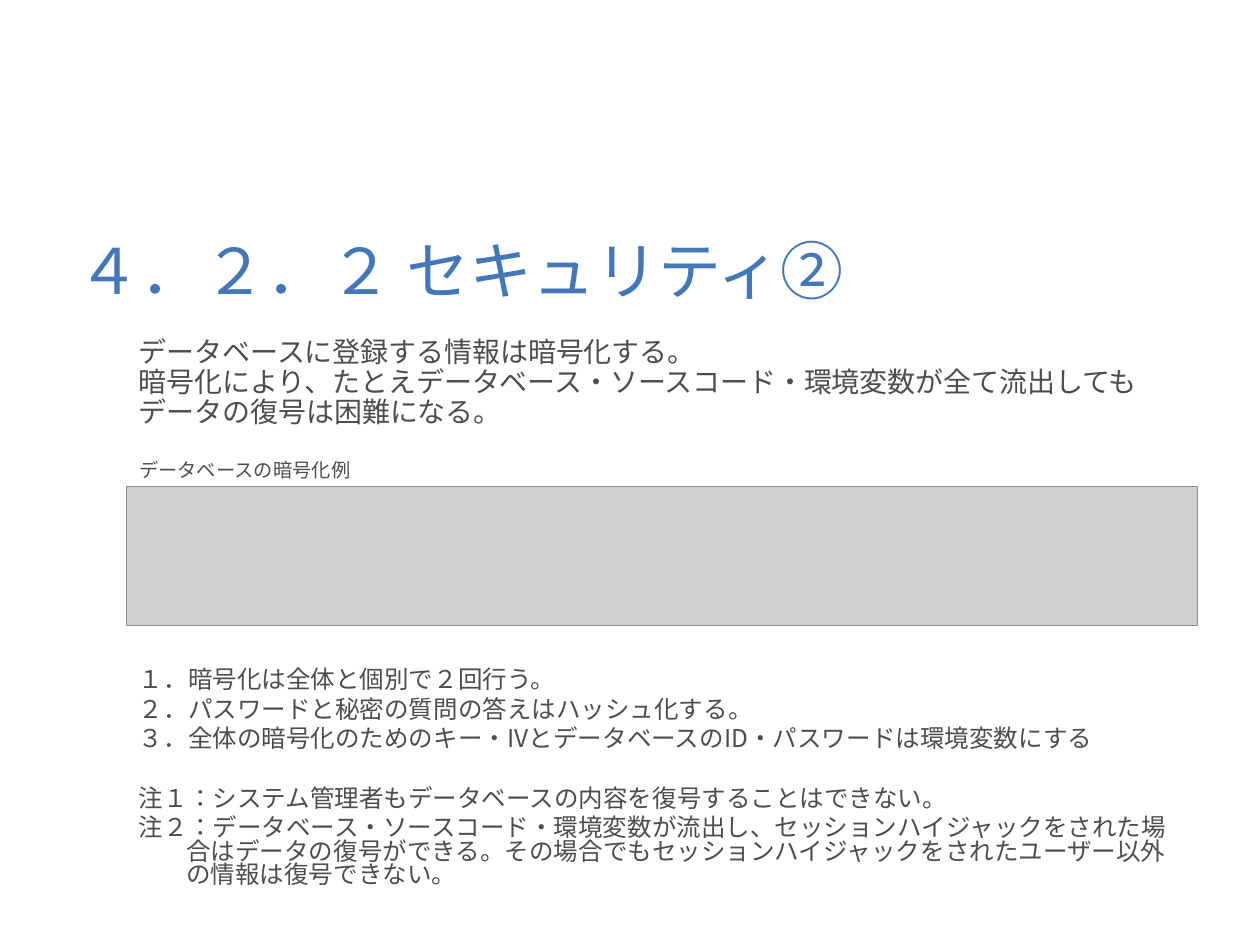
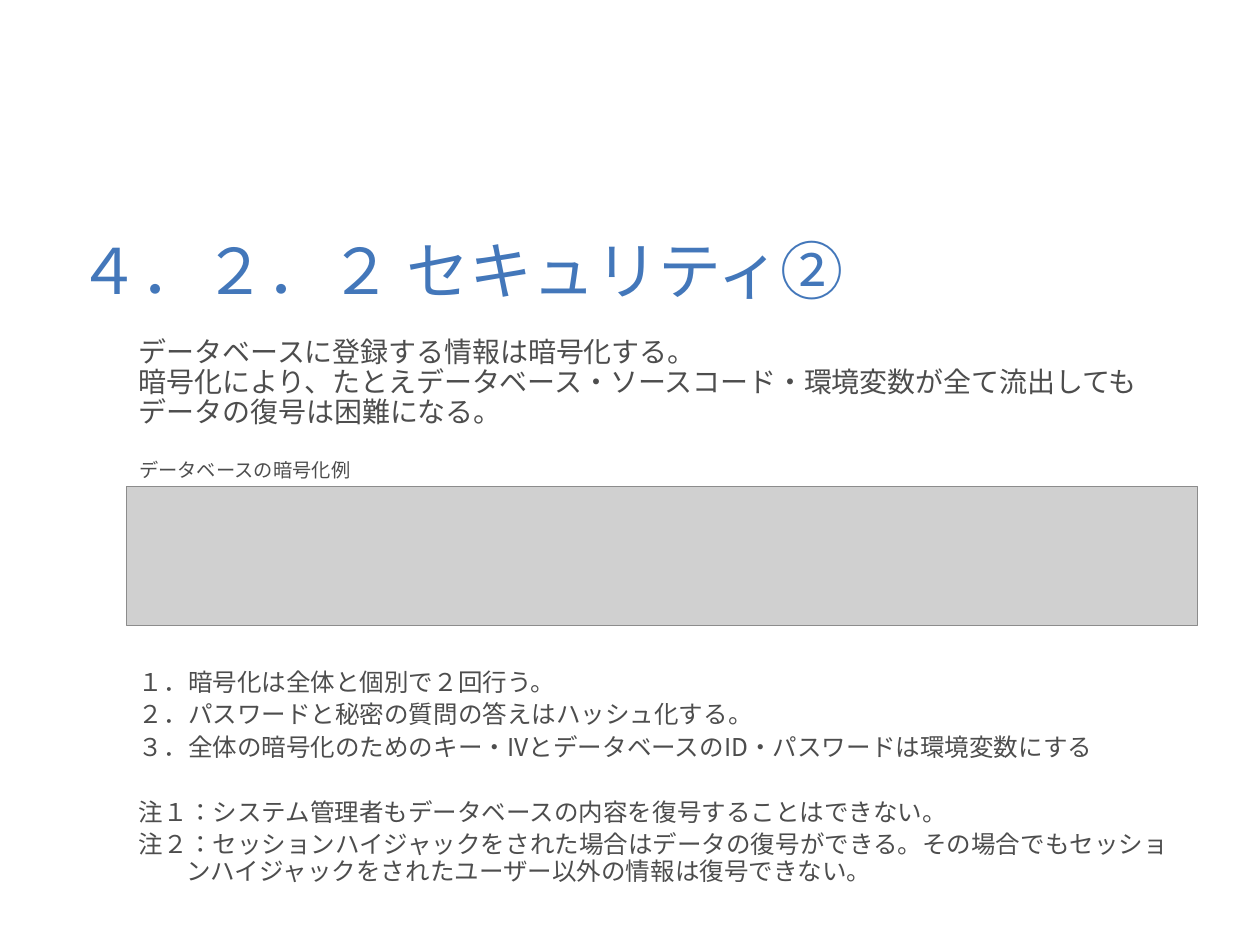
Before and after one commit to meijin27/StudentDocumentationSoftware, a slide deck: slide 12 of 説明書/概要設計書(提出書類作成ソフト).ppt. Drawn at 1260x945 pixels with LibreOffice and Linux fonts; fonts in the diff are those of the drawing; grey boxes stand for pictures; background and template pictures are left out. Boxes give left, top, right and bottom in pixels: in the first picture for what was removed or moved away, otherwise in the second. Text is boxed around its words. In the diff, an @@ line names an element or a change of style, - is before the commit and + after.

```diff
--- a/説明書/概要設計書(提出書類作成ソフト).ppt
+++ b/説明書/概要設計書(提出書類作成ソフト).ppt
@@ text at <box>139,670,1092,823</box>: line spacing 0.8 to 0.9 @@
@@ text at <box>139,832,1168,882</box>: text changed @@
-注２：データベース・ソースコード・環境変数が流出し、セッションハイジャックをされた場合はデータの復号ができる。その場合でもセッションハイジャックをされたユーザー以外の情報は復号できない。
+注２：セッションハイジャックをされた場合はデータの復号ができる。その場合でもセッションハイジャックをされたユーザー以外の情報は復号できない。
```
Also in this commit, not shown: 2 other slides changed, 3 other files.
